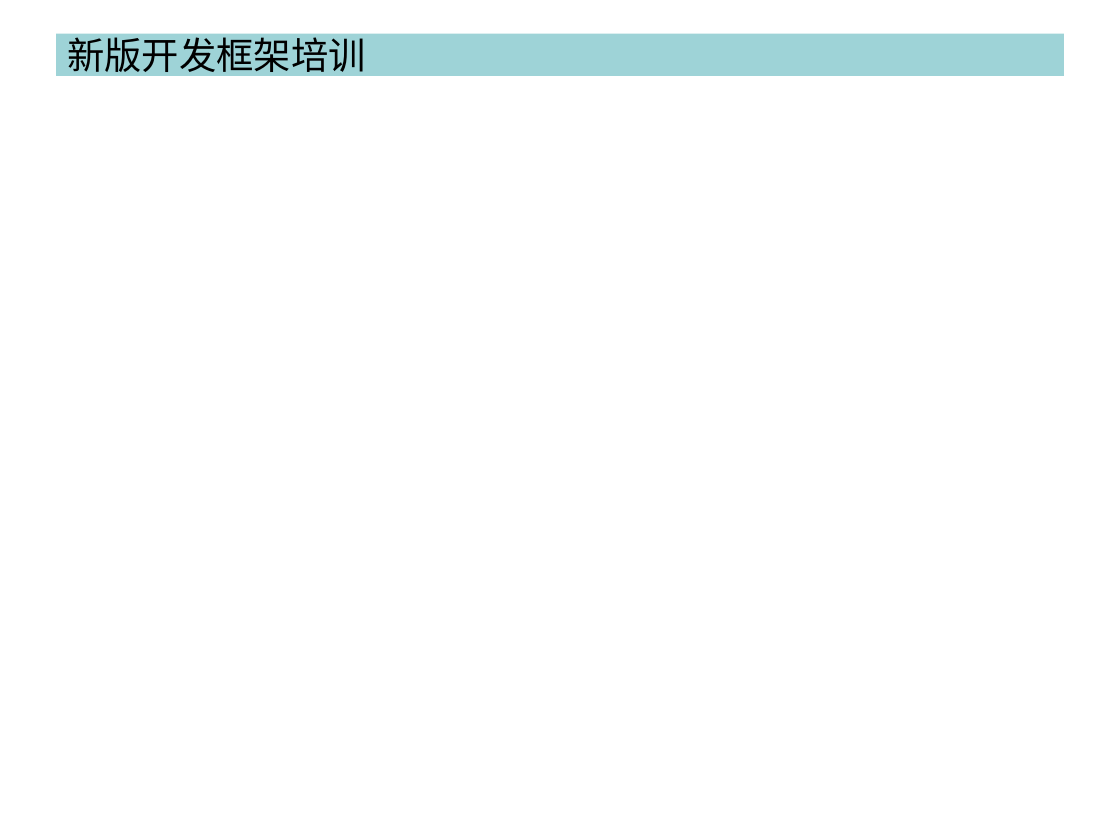
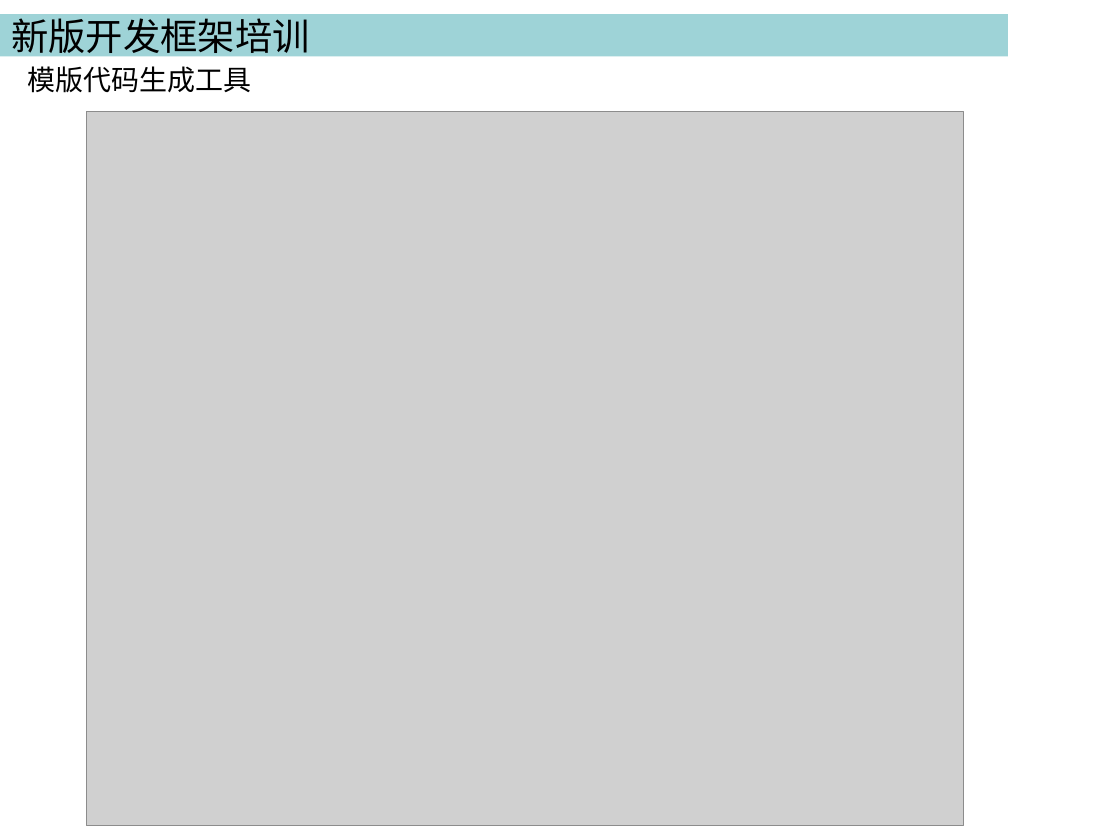
Before and after one commit to cash2one/ekproject, a slide deck: slide 5 of workSpace/浙江校讯通/培训资料.ppt (slide 6 before the commit). Drawn at 1120x840 pixels with LibreOffice and Linux fonts; fonts in the diff are those of the drawing; grey boxes stand for pictures. Boxes give left, top, right and bottom in pixels: in the first picture for what was removed or moved away, otherwise in the second. Text is boxed around its words. In the diff, an @@ line names an element or a change of style, - is before the commit and + after.

```diff
--- a/workSpace/浙江校讯通/培训资料.ppt
+++ b/workSpace/浙江校讯通/培训资料.ppt
@@ title "新版开发框架培训": place and size @@
-title "新版开发框架培训" at box(56, 34, 1064, 76)
+title "新版开发框架培训" at box(0, 15, 1008, 57)
@@ text added at box(27, 66, 251, 93), 18 pt, text #000000 @@
+模版代码生成工具
@@ picture added at box(86, 111, 963, 825) @@
```
Also in this commit, not shown: 5 other slides changed, 3 slides added.
